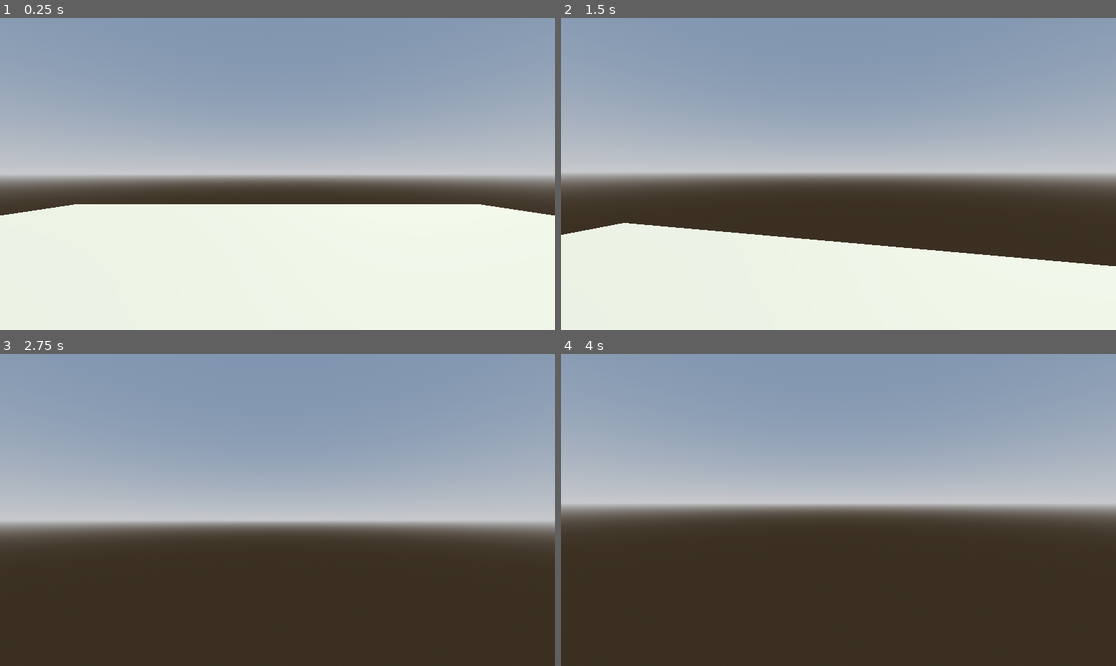
Above: before the commit, frames 1-4 (two rows, left to right).
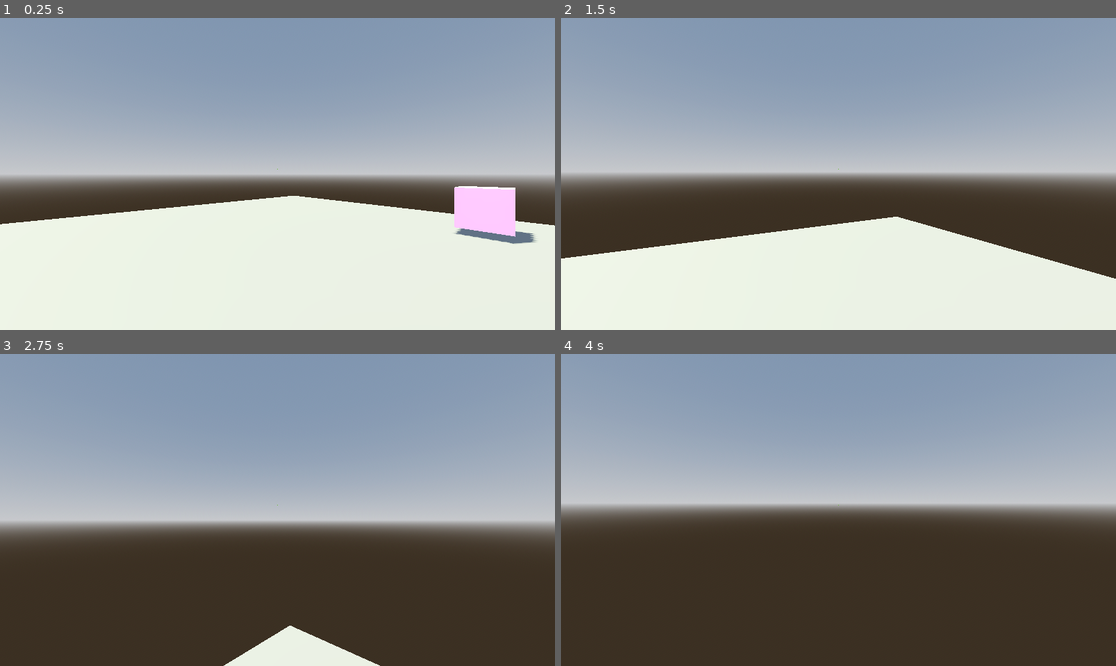
Above: after the commit, the same moments.

Repository: petegilb/cubicle
Game: Godot game, scene res://scenes/cubicle_game.tscn
The game is run twice, just before and just after one commit, with the same random seed, the same clock (stepped at 60 frames per second) and the same inputs. Before the commit the project starts from res://scenes/cubicle.tscn.
Inputs (mouse positions are in pixels of both pictures, inside the frame that each line leads up to):
- Up to frame 1 (0.25 s): no input
- Up to frame 2 (1.5 s): tap Enter at 0.5 s; move the mouse to (866, 174) at 0.52 s; hold W (move_forward) from 0.53 s (still down); tap F (action_interact, bound only after the commit) at 0.6 s; tap Space (action_jump) at 0.77 s; move the mouse to (810, 174) at 1.27 s; tap Ctrl (action_crouch) at 1.35 s
- Up to frame 3 (2.75 s): keep holding W (move_forward); tap Space (action_jump) at 1.52 s; tap F (action_interact, bound only after the commit) at 1.55, 2.3 s; move the mouse to (288, 503) at 2.02 s; hold Shift (action_sprint) from 2.03 s (still down)
- Up to frame 4 (4 s): keep holding W (move_forward); move the mouse to (832, 516) at 2.77 s; release Shift (action_sprint) at 2.78 s; tap F (action_interact, bound only after the commit) at 2.85, 3.6 s; tap Space (action_jump) at 3.02, 3.5, 3.77 s; move the mouse to (877, 513) at 3.52 s

The runs differ from the first frame. In frame 1, 3.8% of the frame differs, in the area x 0-100%, y 48-73%; in frame 2, 4.8%, in the area x 0-100%, y 48-84%; in frame 3, 1.8%; in frame 4, less than 0.1%.

Commit message:
added basic interaction system + ui scene

Diff:
--- a/project.godot
+++ b/project.godot
@@ -12,7 +12,7 @@
 
 config/name="cubicle"
 config/description="Ludum Dare 54 Submission with the theme \"Limited Space\". "
-run/main_scene="res://scenes/cubicle.tscn"
+run/main_scene="res://scenes/cubicle_game.tscn"
 config/features=PackedStringArray("4.1", "Forward Plus")
 config/icon="res://icon.svg"
 
@@ -58,6 +58,11 @@
 "events": [Object(InputEventKey,"resource_local_to_scene":false,"resource_name":"","device":-1,"window_id":0,"alt_pressed":false,"shift_pressed":false,"ctrl_pressed":false,"meta_pressed":false,"pressed":false,"keycode":0,"physical_keycode":32,"key_label":0,"unicode":32,"echo":false,"script":null)
 ]
 }
+action_interact={
+"deadzone": 0.5,
+"events": [Object(InputEventKey,"resource_local_to_scene":false,"resource_name":"","device":-1,"window_id":0,"alt_pressed":false,"shift_pressed":false,"ctrl_pressed":false,"meta_pressed":false,"pressed":false,"keycode":0,"physical_keycode":70,"key_label":0,"unicode":102,"echo":false,"script":null)
+]
+}
 
 [rendering]
 
--- a/scenes/cubicle.tscn
+++ b/scenes/cubicle.tscn
@@ -1,6 +1,6 @@
-[gd_scene load_steps=9 format=3 uid="uid://c4nyunsu7oe3p"]
+[gd_scene load_steps=12 format=3 uid="uid://c4nyunsu7oe3p"]
 
-[ext_resource type="PackedScene" uid="uid://bypxi1ltyioh6" path="res://scenes/fp_player.tscn" id="1_isbqj"]
+[ext_resource type="Script" path="res://scripts/Interactables/InteractableCube.gd" id="2_3a5o7"]
 
 [sub_resource type="ProceduralSkyMaterial" id="ProceduralSkyMaterial_vf1d5"]
 sky_horizon_color = Color(0.64625, 0.65575, 0.67075, 1)
@@ -26,7 +26,15 @@
 [sub_resource type="ConcavePolygonShape3D" id="ConcavePolygonShape3D_sevms"]
 data = PackedVector3Array(-0.5, 0.5, 0.5, 0.5, 0.5, 0.5, -0.5, -0.5, 0.5, 0.5, 0.5, 0.5, 0.5, -0.5, 0.5, -0.5, -0.5, 0. …(500 unchanged characters)…
 
-[node name="RootNode" type="Node3D"]
+[sub_resource type="BoxMesh" id="BoxMesh_fgt2o"]
+
+[sub_resource type="StandardMaterial3D" id="StandardMaterial3D_chbkx"]
+albedo_color = Color(1, 0.556863, 1, 1)
+
+[sub_resource type="ConcavePolygonShape3D" id="ConcavePolygonShape3D_wmdpq"]
+data = PackedVector3Array(-0.5, 0.5, 0.5, 0.5, 0.5, 0.5, -0.5, -0.5, 0.5, 0.5, 0.5, 0.5, 0.5, -0.5, 0.5, -0.5, -0.5, 0.5, 0.5, 0.5, -0.5, -0.5, 0.5, -0.5, 0.5, -0.5, -0.5, -0.5, 0.5, -0.5, -0.5, -0.5, -0.5, 0.5, -0.5, -0.5, 0.5, 0.5, 0.5, 0.5, 0.5, -0.5, 0.5, -0.5, 0.5, 0.5, 0.5, -0.5, 0.5, -0.5, -0.5, 0.5, -0.5, 0.5, -0.5, 0.5, -0.5, -0.5, 0.5, 0.5, -0.5, -0.5, -0.5, -0.5, 0.5, 0.5, -0.5, -0.5, 0.5, -0.5, -0.5, -0.5, 0.5, 0.5, 0.5, -0.5, 0.5, 0.5, 0.5, 0.5, -0.5, -0.5, 0.5, 0.5, -0.5, 0.5, -0.5, 0.5, 0.5, -0.5, -0.5, -0.5, 0.5, 0.5, -0.5, 0.5, -0.5, -0.5, -0.5, 0.5, -0.5, 0.5, 0.5, -0.5, -0.5, -0.5, -0.5, -0.5)
+
+[node name="CubicleMap" type="Node3D"]
 
 [node name="Environment" type="Node3D" parent="."]
 
@@ -46,9 +54,6 @@
 [node name="CollisionShape3D" type="CollisionShape3D" parent="Floor/StaticBody3D"]
 shape = SubResource("ConcavePolygonShape3D_j71ia")
 
-[node name="fp_player" parent="." instance=ExtResource("1_isbqj")]
-transform = Transform3D(1, 0, 0, 0, 1, 0, 0, 0, 1, 0, 1, 0)
-
 [node name="Cube" type="MeshInstance3D" parent="."]
 transform = Transform3D(4.19096, 0, 0, 0, 1, 0, 0, 0, 10.3395, -9.64938, 1.92896, 0)
 mesh = SubResource("BoxMesh_xdq2n")
@@ -57,3 +62,14 @@
 
 [node name="CollisionShape3D" type="CollisionShape3D" parent="Cube/StaticBody3D"]
 shape = SubResource("ConcavePolygonShape3D_sevms")
+
+[node name="InteractableCube" type="MeshInstance3D" parent="."]
+transform = Transform3D(1, 0, 0, 0, 1, 0, 0, 0, 1, 0.51536, 0.661328, 7.19242)
+mesh = SubResource("BoxMesh_fgt2o")
+surface_material_override/0 = SubResource("StandardMaterial3D_chbkx")
+script = ExtResource("2_3a5o7")
+
+[node name="StaticBody3D" type="StaticBody3D" parent="InteractableCube"]
+
+[node name="CollisionShape3D" type="CollisionShape3D" parent="InteractableCube/StaticBody3D"]
+shape = SubResource("ConcavePolygonShape3D_wmdpq")
--- /dev/null
+++ b/scenes/cubicle_game.tscn
@@ -0,0 +1,16 @@
+[gd_scene load_steps=4 format=3 uid="uid://dfyvc2o6x370e"]
+
+[ext_resource type="PackedScene" uid="uid://c4nyunsu7oe3p" path="res://scenes/cubicle.tscn" id="1_iimd0"]
+[ext_resource type="PackedScene" uid="uid://bypxi1ltyioh6" path="res://scenes/fp_player.tscn" id="2_rx6hw"]
+[ext_resource type="PackedScene" uid="uid://fe76834oblku" path="res://scenes/ui.tscn" id="3_qm3aj"]
+
+[node name="CubicleGame" type="Node3D"]
+
+[node name="CubicleMap" parent="." instance=ExtResource("1_iimd0")]
+
+[node name="fp_player" parent="." instance=ExtResource("2_rx6hw")]
+transform = Transform3D(-0.648186, 0, -0.761482, 0, 1, 0, 0.761482, 0, -0.648186, 0, 1, 0)
+
+[node name="UI" parent="." instance=ExtResource("3_qm3aj")]
+
+[connection signal="interact_prompt_changed" from="fp_player" to="UI" method="_on_interact_prompt_changed"]
--- a/scenes/fp_player.tscn
+++ b/scenes/fp_player.tscn
@@ -22,6 +22,10 @@
 
 [node name="Camera" type="Camera3D" parent="CamPivot"]
 
+[node name="InteractRaycast" type="RayCast3D" parent="CamPivot/Camera"]
+transform = Transform3D(1, 0, 0, 0, -4.37114e-08, -1, 0, 1, -4.37114e-08, 0, 0, 0)
+target_position = Vector3(0, -1.5, 0)
+
 [node name="CrouchRaycast" type="RayCast3D" parent="."]
 transform = Transform3D(1, 0, 0, 0, 1, 0, 0, 0, 1, 0, -1, 0)
 target_position = Vector3(0, 2, 0)
--- /dev/null
+++ b/scenes/ui.tscn
@@ -0,0 +1,52 @@
+[gd_scene load_steps=3 format=3 uid="uid://fe76834oblku"]
+
+[ext_resource type="Script" path="res://scripts/ui.gd" id="1_o5eat"]
+[ext_resource type="Texture2D" uid="uid://dgdu4cjr5i0cu" path="res://assets/pixel_dot.png" id="2_5tn6e"]
+
+[node name="UI" type="CanvasLayer"]
+follow_viewport_enabled = true
+script = ExtResource("1_o5eat")
+
+[node name="Control" type="Control" parent="."]
+layout_mode = 3
+anchors_preset = 15
+anchor_right = 1.0
+anchor_bottom = 1.0
+grow_horizontal = 2
+grow_vertical = 2
+size_flags_horizontal = 0
+size_flags_vertical = 0
+mouse_filter = 1
+
+[node name="MarginContainer" type="MarginContainer" parent="Control"]
+layout_mode = 1
+anchors_preset = 15
+anchor_right = 1.0
+anchor_bottom = 1.0
+grow_horizontal = 2
+grow_vertical = 2
+theme_override_constants/margin_left = 32
+theme_override_constants/margin_top = 32
+theme_override_constants/margin_right = 32
+theme_override_constants/margin_bottom = 32
+
+[node name="VBoxContainer" type="VBoxContainer" parent="Control/MarginContainer"]
+layout_mode = 2
+size_flags_horizontal = 4
+size_flags_vertical = 4
+
+[node name="CenterContainer" type="CenterContainer" parent="Control/MarginContainer/VBoxContainer"]
+layout_mode = 2
+size_flags_horizontal = 4
+size_flags_vertical = 4
+
+[node name="TextureRect" type="TextureRect" parent="Control/MarginContainer/VBoxContainer/CenterContainer"]
+layout_mode = 2
+texture = ExtResource("2_5tn6e")
+stretch_mode = 3
+
+[node name="InteractPrompt" type="Label" parent="Control/MarginContainer/VBoxContainer"]
+layout_mode = 2
+theme_override_font_sizes/font_size = 20
+text = "test text"
+horizontal_alignment = 1
--- a/scripts/fp_player.gd
+++ b/scripts/fp_player.gd
@@ -16,10 +16,15 @@
 
 var is_crouched = false
 
+var interacting_obj = null
+
+signal interact_prompt_changed(new_value: String)
+
 @onready var cam_pivot = $CamPivot
 @onready var collider = $Main_Collider
 @onready var crouch_raycast = $CrouchRaycast
 @onready var crouch_collider = $Crouch_Collider
+@onready var interact_raycast = $CamPivot/Camera/InteractRaycast
 
 func _ready():
 	Input.set_mouse_mode(Input.MOUSE_MODE_CAPTURED)
@@ -69,8 +74,20 @@
 	if Input.is_action_just_pressed("ui_cancel"):
 		Input.set_mouse_mode(Input.MOUSE_MODE_VISIBLE)
 
+	# Check for interactables
+	if interact_raycast.is_colliding() and interact_raycast.get_collider().get_parent() is Interactable:
+		if interact_raycast.get_collider().get_parent() != interacting_obj:
+			interacting_obj = interact_raycast.get_collider().get_parent()
+			interact_prompt_changed.emit(interacting_obj.get_prompt())
+	else:
+		interacting_obj = null
+		interact_prompt_changed.emit('')
+
 func _unhandled_input(event):
 	if event is InputEventMouseMotion and Input.get_mouse_mode() == Input.MOUSE_MODE_CAPTURED:
 		rotate_y(deg_to_rad(-event.relative.x * mouse_sensitivity))
 		cam_pivot.rotate_x(deg_to_rad(-event.relative.y * mouse_sensitivity))
 		cam_pivot.rotation.x = clamp(cam_pivot.rotation.x, deg_to_rad(-89), deg_to_rad(89))
+
+	if Input.is_action_just_pressed("action_interact") and interacting_obj:
+		interacting_obj.interact(func (response: String): print(response))
--- /dev/null
+++ b/scripts/interactables/InteractableCube.gd
@@ -0,0 +1,8 @@
+extends Interactable
+
+func get_prompt():
+	return 'Press F to send me up into the air!'
+
+func interact(callback: Callable):
+	callback.call("Successfully interacted with the cube")
+	position.y += 2
--- /dev/null
+++ b/scripts/interactables/interactable.gd
@@ -0,0 +1,8 @@
+extends Node3D
+class_name Interactable
+
+func get_prompt():
+	return 'Press the interact button to interact with me!'
+
+func interact(callback: Callable):
+	callback.call("Successfully interacted")
--- /dev/null
+++ b/scripts/ui.gd
@@ -0,0 +1,7 @@
+extends CanvasLayer
+class_name UI
+
+@onready var interact_prompt = $Control/MarginContainer/VBoxContainer/InteractPrompt
+
+func _on_interact_prompt_changed(new_value):
+	interact_prompt.text = new_value
Binary file added: assets/pixel_dot.png
Not shown, added: assets/pixel_dot.png.import
